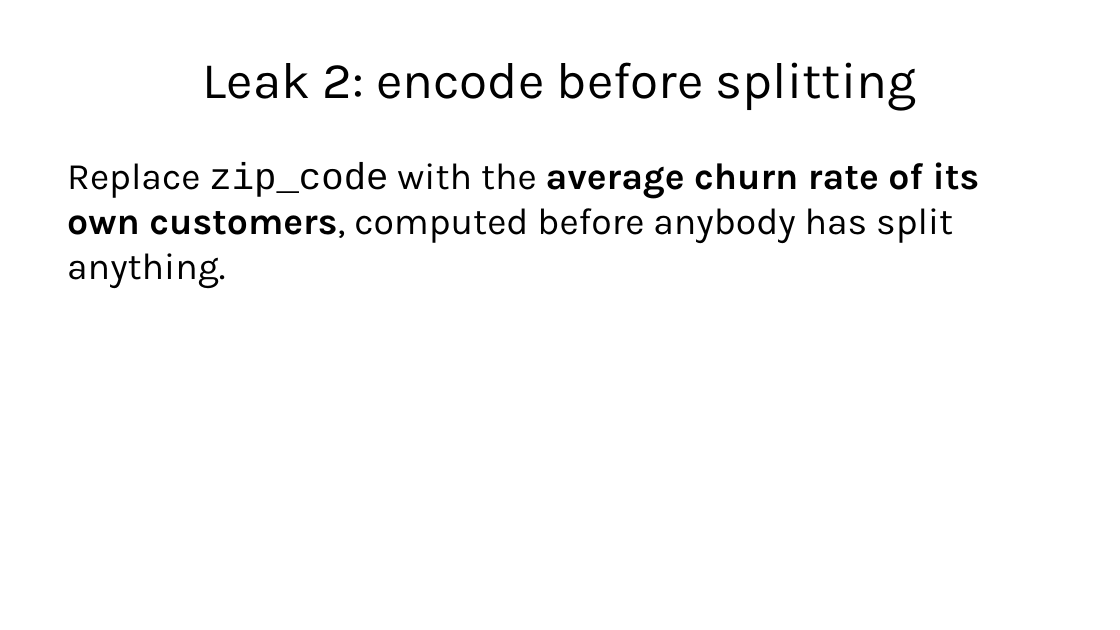
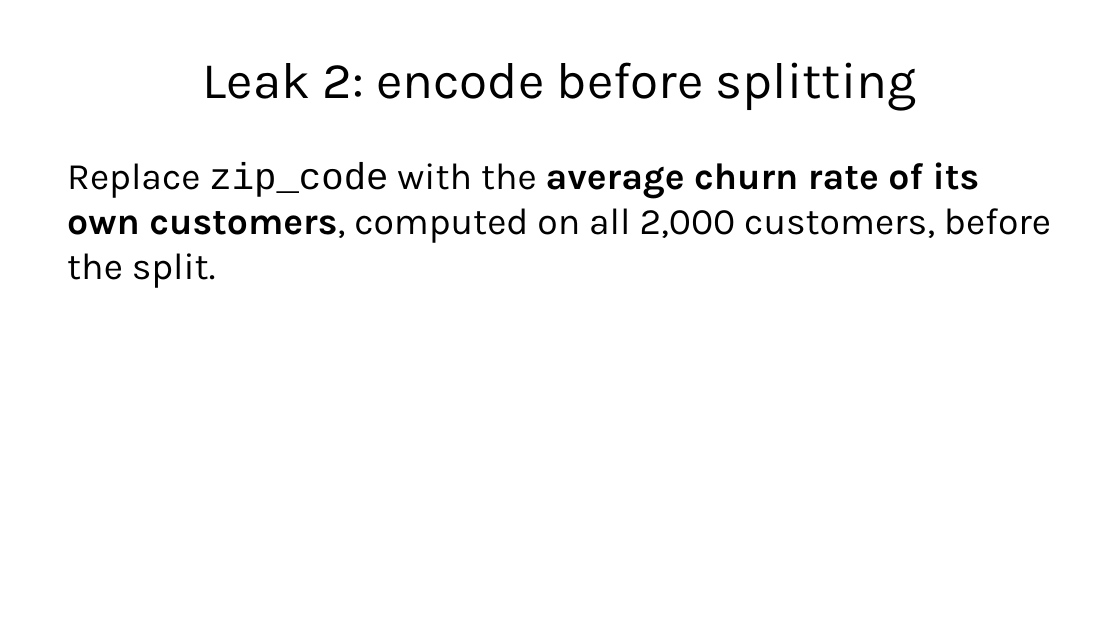
Before and after one commit to fabioantonini/technologies-for-artificial-intelligence, a slide deck: slide 47 of Lessons/02_data_exploration_and_preparation/Slides/data_exploration_and_preparation_slides.pptx. Drawn at 1120x630 pixels with LibreOffice and Linux fonts; fonts in the diff are those of the drawing; background and template pictures are left out. Boxes give left, top, right and bottom in pixels: in the first picture for what was removed or moved away, otherwise in the second. Text is boxed around its words. In the diff, an @@ line names an element or a change of style, - is before the commit and + after.

```diff
--- a/Lessons/02_data_exploration_and_preparation/Slides/data_exploration_and_preparation_slides.pptx
+++ b/Lessons/02_data_exploration_and_preparation/Slides/data_exploration_and_preparation_slides.pptx
@@ text at (x1=67, y1=162, x2=1051, y2=288): text changed @@
-Replace zip_code with the average churn rate of its own customers, computed before anybody has split anything.
+Replace zip_code with the average churn rate of its own customers, computed on all 2,000 customers, before the split.
```
Also in this commit, not shown: 25 other slides changed, 7 slides added, 7 slides removed, 2 other files.
